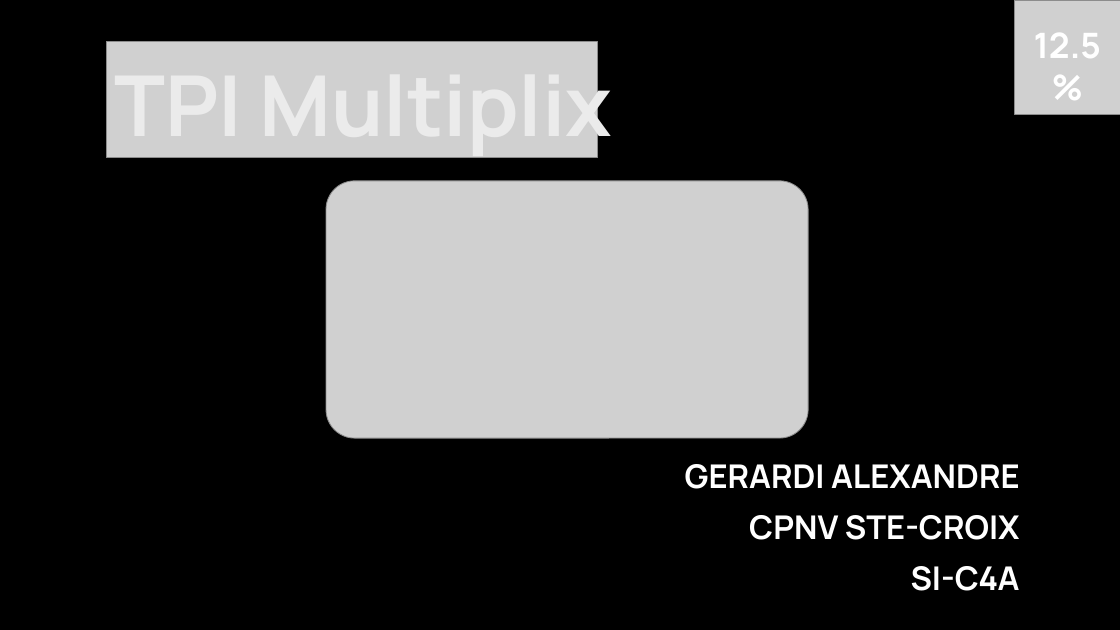
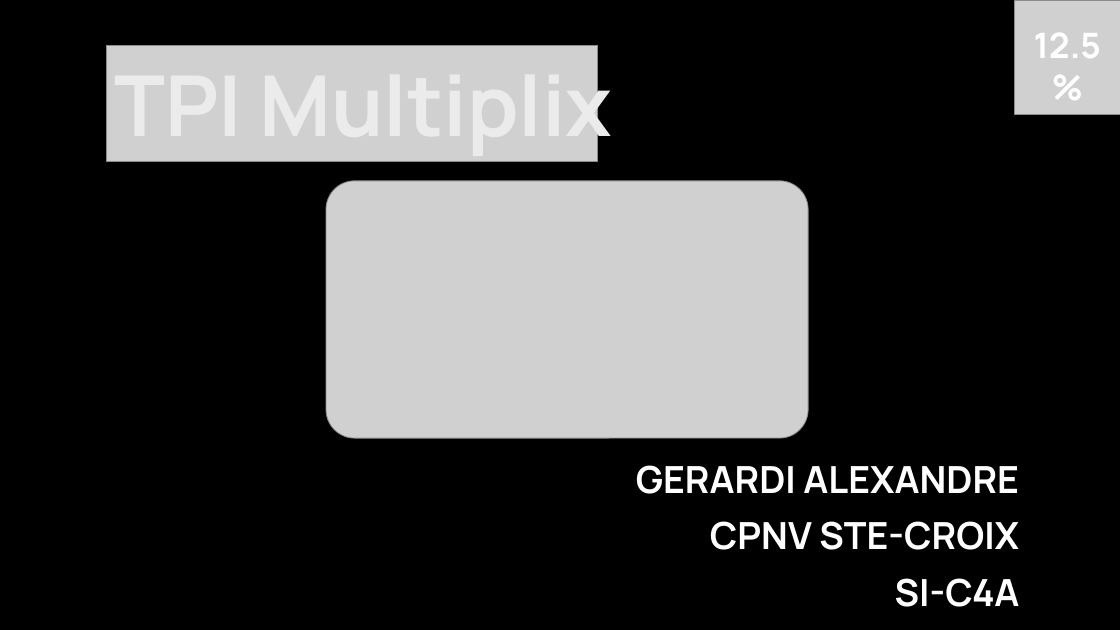
Before and after one commit to Daxank/TPI, a slide deck: slide 1 of TPI_Multiplix_presentation.pptx. Drawn at 1120x630 pixels with LibreOffice and Linux fonts; fonts in the diff are those of the drawing; grey boxes stand for pictures; background and template pictures are left out. Boxes give left, top, right and bottom in pixels: in the first picture for what was removed or moved away, otherwise in the second. Text is boxed around its words. In the diff, an @@ line names an element or a change of style, - is before the commit and + after.

Commit message:
avancée présentation

```diff
--- a/TPI_Multiplix_presentation.pptx
+++ b/TPI_Multiplix_presentation.pptx
@@ picture: place and size @@
-picture at [106, 41, 597, 157]
+picture at [106, 45, 597, 161]
@@ subtitle "GERARDI ALEXANDRE" at [636, 465, 1020, 607]: size 28 to 32 pt @@
```
